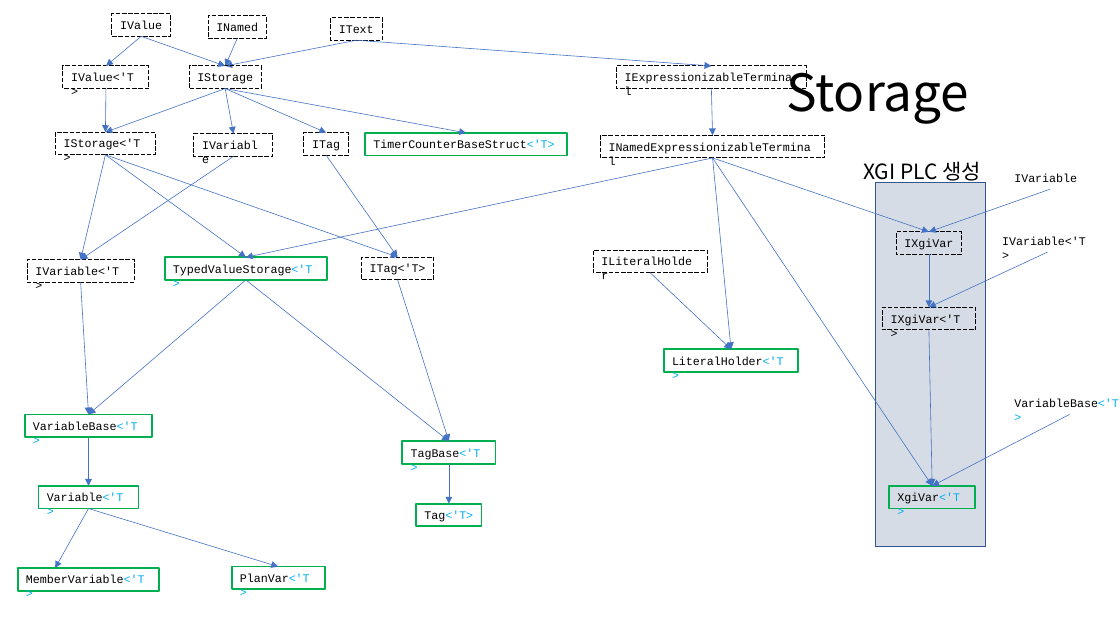
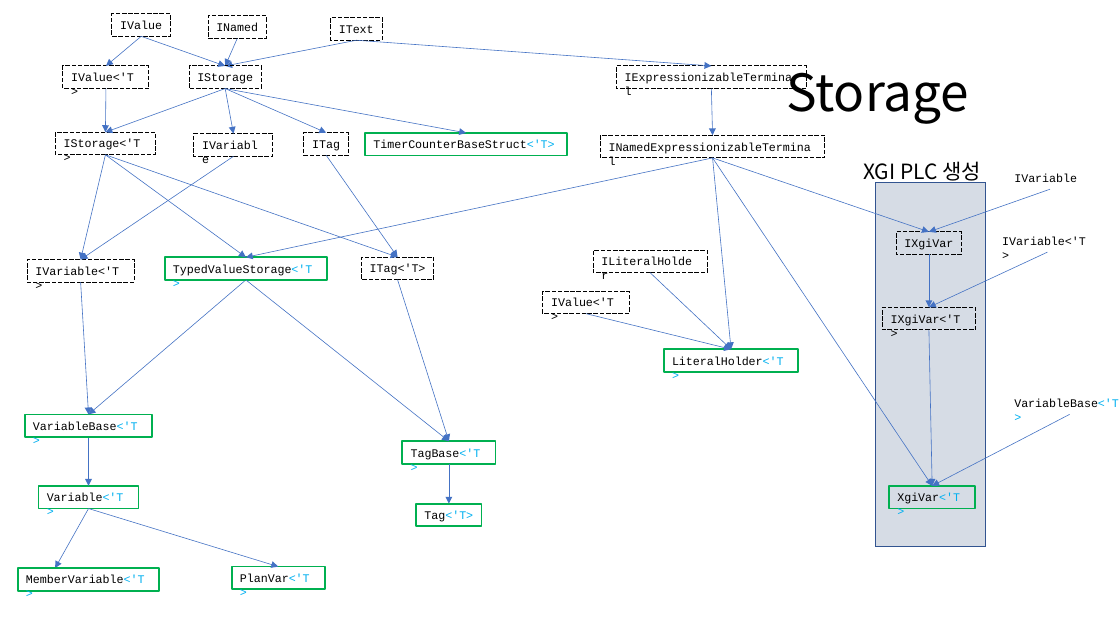
Before and after one commit to DualsoftDev/ds, a slide deck: slide 4 of DsDotNet/src/Doc/Hierachies.pptx. Drawn at 1120x630 pixels with LibreOffice and Linux fonts; fonts in the diff are those of the drawing. Boxes give left, top, right and bottom in pixels: in the first picture for what was removed or moved away, otherwise in the second. Text is boxed around its words. In the diff, an @@ line names an element or a change of style, - is before the commit and + after.

```diff
--- a/DsDotNet/src/Doc/Hierachies.pptx
+++ b/DsDotNet/src/Doc/Hierachies.pptx
@@ rectangle added at bbox=[543, 291, 629, 313], outline #000000 0.75 pt dashed, 10 pt, text #000000 @@
+IValue<'T>
@@ arrow added from (586, 313) to (731, 350), #4472C4 0.5 pt @@
```
Also in this commit, not shown: 4 other files.
